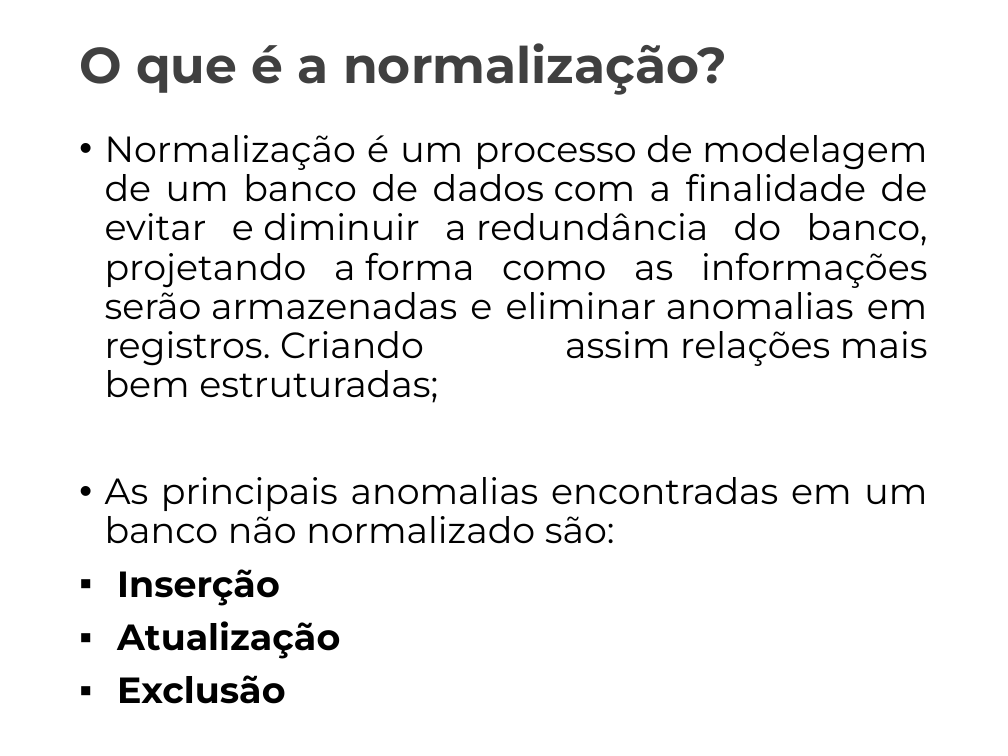
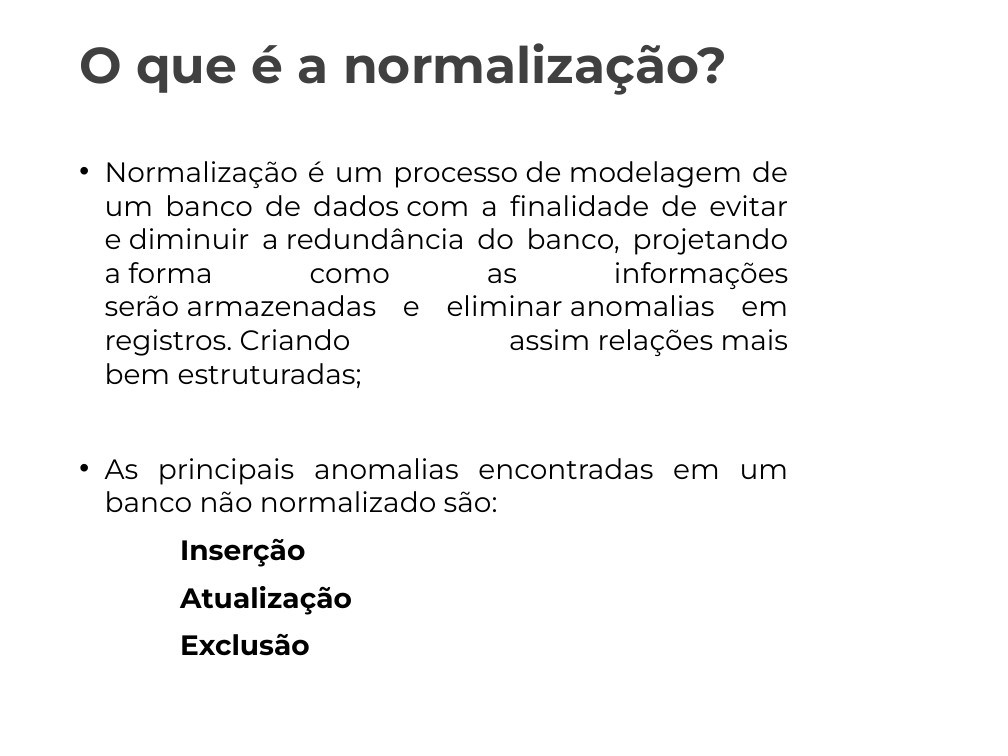
Before and after one commit to Marcaum04/Normalizacao-G2M, a slide deck: slide 5 of Projeto_Normalização/Apresentação_Final/AulaInvertida_Normalizacao.pptx. Drawn at 1008x756 pixels with LibreOffice and Linux fonts; fonts in the diff are those of the drawing; background and template pictures are left out. Boxes give left, top, right and bottom in pixels: in the first picture for what was removed or moved away, otherwise in the second. Text is boxed around its words. In the diff, an @@ line names an element or a change of style, - is before the commit and + after.

```diff
--- a/Projeto_Normalização/Apresentação_Final/AulaInvertida_Normalizacao.pptx
+++ b/Projeto_Normalização/Apresentação_Final/AulaInvertida_Normalizacao.pptx
@@ text "Normalização é um processo de ..." moved from (x1=105, y1=135, x2=928, y2=704) to (x1=105, y1=161, x2=789, y2=615) @@
@@ text "Normalização é um processo de ..." at (x1=105, y1=161, x2=789, y2=615): size 26 to 20 pt; line spacing 0.9 to 1; bullet ▪ to none @@
```
Also in this commit, not shown: 17 other slides changed, 1 slide added, 1 slide removed, 1 other file.
